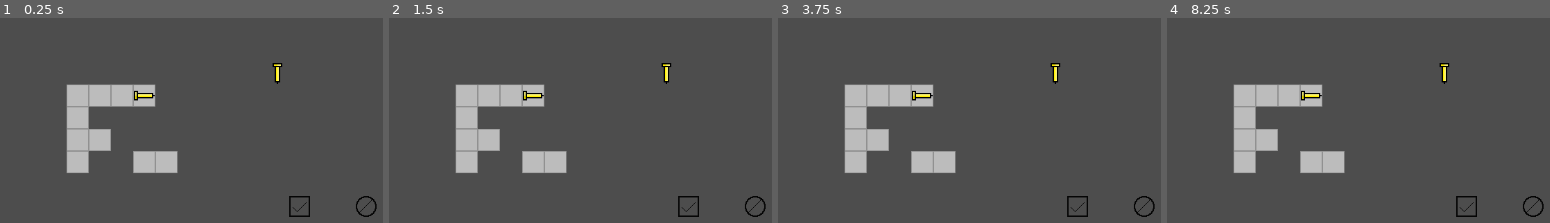
Above: before the commit, frames 1-4 (left to right).
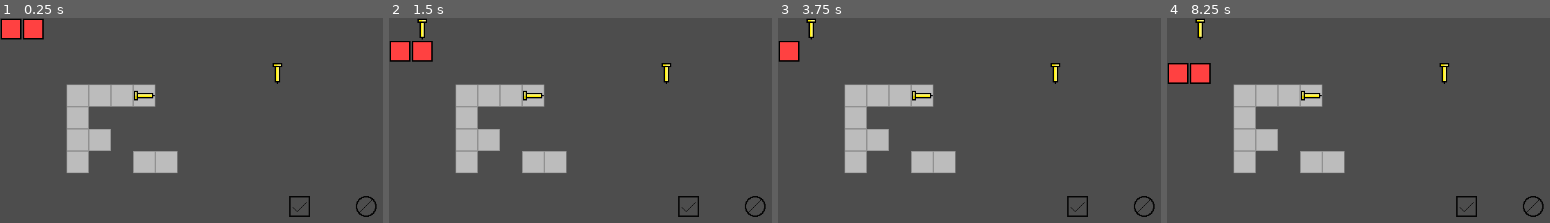
Above: after the commit, the same moments.

Repository: LightPotatoDev/BalloonGaem
Game: Godot game, scene res://scenes/Main.tscn
The game is run twice, just before and just after one commit, with the same random seed, the same clock (stepped at 60 frames per second) and the same inputs.
Inputs:
- Up to frame 1 (0.25 s): no input
- Up to frame 2 (1.5 s): tap Enter (ui_accept) at 0.5, 0.77, 0.8, 1.07, 1.25, 1.35 s; hold Right (ui_right) 0.53-1.28 s; tap Z (undo) at 0.6 s; hold Down (ui_down) from 1.28 s (still down)
- Up to frame 3 (3.75 s): tap Enter (ui_accept) at 1.52, 1.82, 2, 2.3, 2.75, 3.02, 3.32, 3.5, 3.6 s; tap Z (undo) at 1.55, 2.1, 2.85 s; release Down (ui_down) at 2.03 s; hold Right (ui_right) 2.03-2.78 s; hold Up (ui_up) 2.78-3.53 s; hold Left (ui_left) from 3.53 s (still down)
- Up to frame 4 (8.25 s): tap Enter (ui_accept) at 3.77, 4.07, 4.25, 4.52, 4.82, 5.3, 5.85, 6.02, 6.32, 6.77, 6.8, 7.07, 7.52, 7.82, 8.1 s; tap Z (undo) at 4.35, 5.1, 6.05, 6.6, 7.35 s; release Left (ui_left) at 5.03 s; hold Down (ui_down) 5.03-5.78 s; hold Right (ui_right) 5.78-6.53 s; hold Up (ui_up) 6.53-7.28 s; hold Right (ui_right) 7.28-8.03 s; hold Down (ui_down) from 8.03 s (still down)

The runs differ from the first frame. In frame 1, 1.1% of the frame differs, in the area x 0-12%, y 0-11%; in frame 2, 1.3%, in the area x 0-12%, y 0-22%; in frame 3, 0.7%; in frame 4, 1.3%.
Error before the commit: Parse Error: Could not resolve class "Pushable". (res://scenes/objects/Balloon.gd:2)

Commit message:
movement attempt

Diff:
--- a/resources/balloon_tiles.tres
+++ /dev/null
@@ -1,4 +0,0 @@
-[gd_resource type="TileSet" format=3 uid="uid://5tnylrfe4mrd"]
-
-[resource]
-tile_size = Vector2i(32, 32)
--- /dev/null
+++ b/resources/balloon_tileset.tres
@@ -0,0 +1,17 @@
+[gd_resource type="TileSet" load_steps=3 format=3 uid="uid://bfycqwhvfmjyf"]
+
+[ext_resource type="Texture2D" uid="uid://bvf1ldvu22o15" path="res://resources/sprites/placeholders/ballon.png" id="1_1ybf4"]
+
+[sub_resource type="TileSetAtlasSource" id="TileSetAtlasSource_jod0p"]
+texture = ExtResource("1_1ybf4")
+texture_region_size = Vector2i(32, 32)
+0:0/0 = 0
+0:0/0/physics_layer_0/linear_velocity = Vector2(0, 0)
+0:0/0/physics_layer_0/angular_velocity = 0.0
+0:0/0/physics_layer_0/polygon_0/points = PackedVector2Array(-16, -16, 16, -16, 16, 16, -16, 16)
+
+[resource]
+tile_size = Vector2i(32, 32)
+physics_layer_0/collision_layer = 1
+physics_layer_0/collision_mask = 0
+sources/0 = SubResource("TileSetAtlasSource_jod0p")
--- a/scenes/levels/Level1.tscn
+++ b/scenes/levels/Level1.tscn
@@ -1,22 +1,14 @@
 [gd_scene load_steps=8 format=3 uid="uid://oequqvjpuhvy"]
 
-[ext_resource type="PackedScene" uid="uid://6js8brrwjbmt" path="res://scenes/objects/BalloonLegacy.tscn" id="1_wk7g6"]
 [ext_resource type="TileSet" uid="uid://cau1xylhqfcta" path="res://resources/terrain_tiles.tres" id="2_p0kpt"]
 [ext_resource type="TileSet" uid="uid://bknitdukt8bmp" path="res://resources/object_tilemap.tres" id="3_1g1vt"]
 [ext_resource type="PackedScene" uid="uid://dxm2n4pn5r4ql" path="res://scenes/objects/AirTankRight.tscn" id="4_sdll4"]
 [ext_resource type="PackedScene" uid="uid://c6e4lssvwwqxn" path="res://scenes/objects/AirTankDown.tscn" id="5_i6477"]
 [ext_resource type="PackedScene" uid="uid://bt2dnq5vufmni" path="res://scenes/objects/YesTile.tscn" id="6_yl2kw"]
 [ext_resource type="PackedScene" uid="uid://bjkfrpn8ml400" path="res://scenes/objects/NoTile.tscn" id="7_q0vcx"]
+[ext_resource type="PackedScene" uid="uid://c72eakpv5xabw" path="res://scenes/objects/Balloon.tscn" id="7_w2k08"]
 
 [node name="Level1" type="Node2D"]
-
-[node name="PlayerBalloon" parent="." instance=ExtResource("1_wk7g6")]
-position = Vector2(144, 144)
-is_player = true
-
-[node name="PlayerBalloon2" parent="." instance=ExtResource("1_wk7g6")]
-position = Vector2(240, 176)
-is_player = null
 
 [node name="Terrain" type="TileMap" parent="." groups=["wall"]]
 tile_set = ExtResource("2_p0kpt")
@@ -26,7 +18,7 @@
 [node name="Objects" type="TileMap" parent="."]
 tile_set = ExtResource("3_1g1vt")
 format = 2
-layer_0/tile_data = PackedInt32Array(196614, 0, 65536, 131084, 0, 131072, 524301, 0, 196608, 524304, 0, 262144)
+layer_0/tile_data = PackedInt32Array(196614, 0, 65536, 131084, 0, 131072, 524301, 0, 196608, 524304, 0, 262144, 1, 0, 131072, -65536, 0, 131072)
 
 [node name="AirTank" parent="Objects" instance=ExtResource("4_sdll4")]
 position = Vector2(208, 112)
@@ -39,3 +31,5 @@
 
 [node name="NoTile" parent="Objects" instance=ExtResource("7_q0vcx")]
 position = Vector2(528, 272)
+
+[node name="Balloon" parent="." instance=ExtResource("7_w2k08")]
--- a/scenes/objects/AirTank.gd
+++ b/scenes/objects/AirTank.gd
@@ -2,11 +2,9 @@
 
 @export var dir:Vector2
 
-func _on_area_2d_body_entered(body):
-	var balloon = body.get_parent()
+func _on_area_2d_body_entered(balloon):
+	print(balloon)
 	balloon.scalable_dir[dir] = true
 
-
-func _on_area_2d_body_exited(body):
-	var balloon = body.get_parent()
+func _on_area_2d_body_exited(balloon):
 	balloon.scalable_dir[dir] = false
--- a/scenes/objects/Balloon.gd
+++ b/scenes/objects/Balloon.gd
@@ -1,7 +1,6 @@
 extends Pushable
 class_name Balloon
 
-@onready var ray:RayCast2D = $RayCast2D
 var scalable_dir = {Vector2.UP:false, Vector2.RIGHT:false, Vector2.DOWN:false, Vector2.LEFT:false}
 var child_col_hist = []
 
@@ -10,6 +9,7 @@
 	if Global.game_state != Global.STATES.DEFAULT:
 		return
 	if Input.is_action_just_pressed("ui_accept"):
+		print(scalable_dir)
 		var pos_to_add:Dictionary = {} #used as set
 		for dir in scalable_dir:
 			if scalable_dir[dir] == true:
@@ -17,38 +17,34 @@
 					pos_to_add[p] = null
 
 		for pos in pos_to_add.keys():
-			add_balloon_child(pos)
+			set_cell(0,pos)
 
 func scale_balloon(dir:Vector2) -> PackedVector2Array:
 	var pos_to_add:PackedVector2Array = []
-	for child in child_colliders.values():
-		if child.check_collision(dir) == null and (child.position+dir*32) not in child_colliders:
-			pos_to_add.append(child.position + dir * 32)
+	for pos in child_pos:
+		if check_spot_collision(pos,dir) == null: #TODO: prevent dupes
+			pos_to_add.append(pos + dir)
 
+	print(pos_to_add)
 	return pos_to_add
 
-func add_balloon_child(pos:Vector2):
-	bal_col.position = pos
-	child_colliders[pos] = bal_col
-	add_child(bal_col)
-
-func _on_move():
-	super._on_move()
-	child_col_hist.append(child_colliders.duplicate(true))
-
-func _on_undo():
-	super._on_undo()
-	if child_col_hist.size() == 0:
-		return
-
-	var prev_child:Dictionary = child_col_hist[-1]
-	var to_delete = []
-
-	for pos in child_colliders:
-		if pos not in prev_child:
-			to_delete.append(pos)
-	for pos in to_delete:
-		remove_child(child_colliders[pos])
-		child_colliders[pos].queue_free()
-	child_colliders = prev_child.duplicate(true)
-	child_col_hist.remove_at(child_col_hist.size()-1)
+#func _on_move():
+	#super._on_move()
+	#child_col_hist.append(child_colliders.duplicate(true))
+#
+#func _on_undo():
+	#super._on_undo()
+	#if child_col_hist.size() == 0:
+		#return
+	#
+	#var prev_child:Dictionary = child_col_hist[-1]
+	#var to_delete = []
+	#
+	#for pos in child_colliders:
+		#if pos not in prev_child:
+			#to_delete.append(pos)
+	#for pos in to_delete:
+		#remove_child(child_colliders[pos])
+		#child_colliders[pos].queue_free()
+	#child_colliders = prev_child.duplicate(true)
+	#child_col_hist.remove_at(child_col_hist.size()-1)
--- a/scenes/objects/Balloon.tscn
+++ b/scenes/objects/Balloon.tscn
@@ -1,12 +1,14 @@
 [gd_scene load_steps=3 format=3 uid="uid://c72eakpv5xabw"]
 
+[ext_resource type="TileSet" uid="uid://bfycqwhvfmjyf" path="res://resources/balloon_tileset.tres" id="1_ad1hs"]
 [ext_resource type="Script" path="res://scenes/objects/Balloon.gd" id="1_igggx"]
-[ext_resource type="TileSet" uid="uid://5tnylrfe4mrd" path="res://resources/balloon_tiles.tres" id="1_rlrhe"]
 
-[node name="Balloon" type="TileMap"]
-tile_set = ExtResource("1_rlrhe")
+[node name="Balloon" type="TileMap" groups=["balloon"]]
+tile_set = ExtResource("1_ad1hs")
 format = 2
+layer_0/tile_data = PackedInt32Array(0, 0, 0, 1, 0, 0, 65535, 0, 0, 65534, 0, 0)
 script = ExtResource("1_igggx")
-is_player = null
+is_player = true
 
 [node name="RayCast2D" type="RayCast2D" parent="."]
+collision_mask = 15
--- a/scenes/objects/Pushable.gd
+++ b/scenes/objects/Pushable.gd
@@ -2,7 +2,8 @@
 class_name Pushable
 
 var child_pos:PackedVector2Array = []
-var things_to_move = {}
+var things_to_move = {} #collider:null
+@onready var ray:RayCast2D = $RayCast2D
 
 @export var is_player:bool = false
 var tween:Tween
@@ -10,8 +11,8 @@
 var pos_history:PackedVector2Array = []
 
 func _ready():
-	print(get_used_cells(1))
-	child_pos = get_used_cells(1)
+	print(get_used_cells(0))
+	child_pos = get_used_cells(0)
 	EventBus.undo.connect(_on_undo)
 	EventBus.move.connect(_on_move)
 
@@ -39,21 +40,31 @@
 
 func check_move_collision(dir:Vector2, exclude_list = []) -> bool:
 	var movable:bool = true
-	for pos in child_pos:
-		if movable == false:
-			things_to_move = {} #used as set
-			break
-
+	for col in get_all_colliders(dir):
 		var group = col.get_groups()[0]
+		exclude_list.append(self)
 		if group == "wall":
 			movable = false
-		exclude_list.append(self)
-		if group == "balloon" and col.get_parent() not in exclude_list:
-			movable = col.get_parent().check_move_collision(dir, exclude_list)
+		if group == "balloon" and col not in exclude_list:
+			movable = col.check_move_collision(dir, exclude_list)
 			if movable:
-				things_to_move[col.get_parent()] = null
+				things_to_move[col] = null
 
 	return movable
+
+func get_all_colliders(dir:Vector2):
+	var cols:Dictionary = {}
+	for pos in child_pos:
+		var col = check_spot_collision(pos,dir)
+		if col != null:
+			cols[col] = null
+	return cols.keys()
+
+func check_spot_collision(pos:Vector2, dir:Vector2):
+	ray.position = pos*32 + Vector2.ONE * 16
+	ray.target_position = dir * 32
+	ray.force_raycast_update()
+	return ray.get_collider()
 
 func move(dir:Vector2):
 	for thing in things_to_move:
